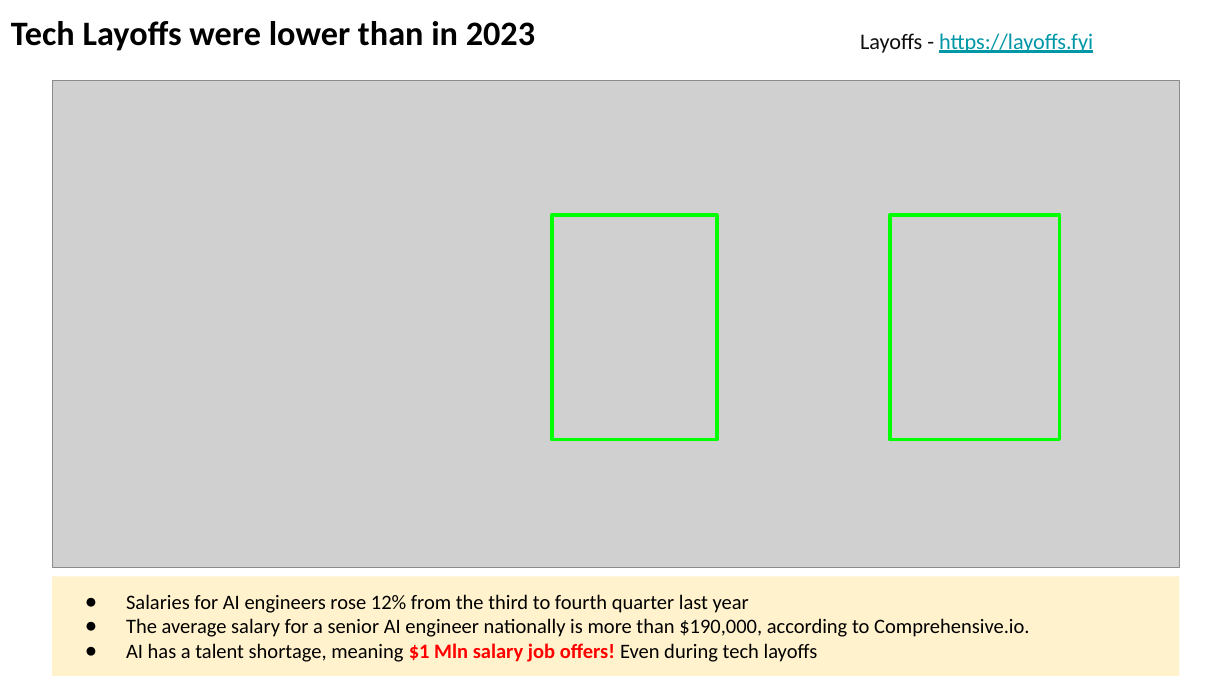
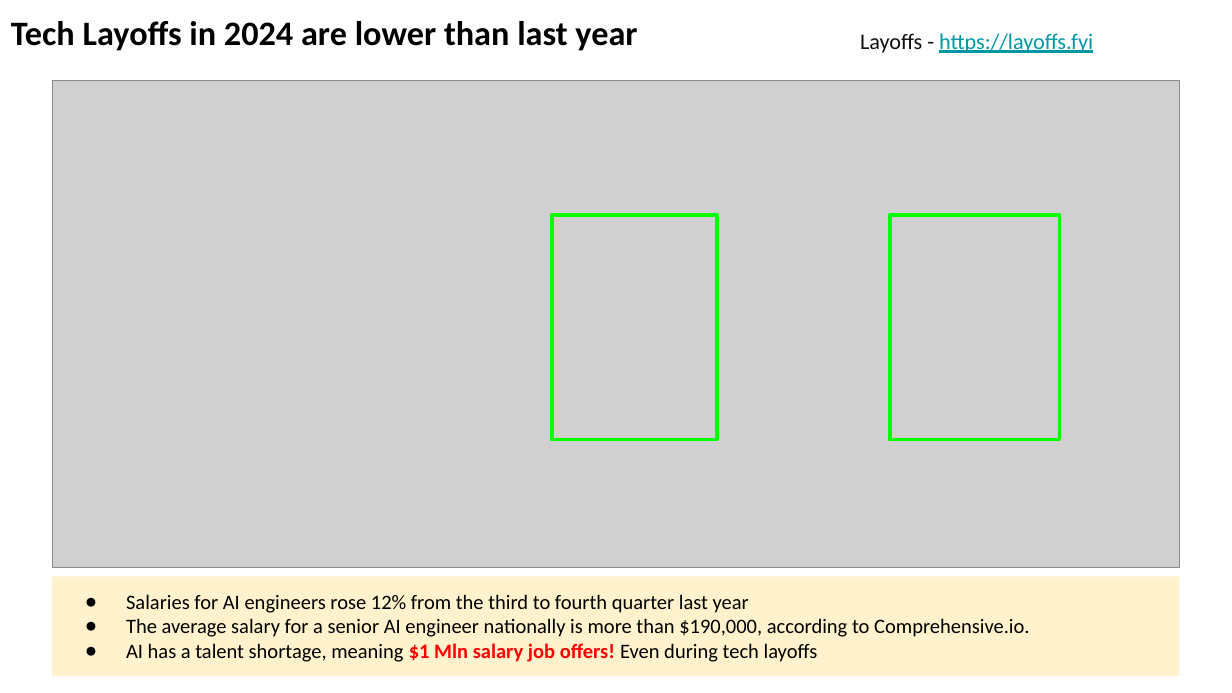
Before and after one commit to lselector/seminar, a slide deck: slide 14 of 2024/2024-06-21-AI-Updates.pptx (slide 10 before the commit). Drawn at 1232x693 pixels with LibreOffice and Linux fonts; fonts in the diff are those of the drawing; grey boxes stand for pictures. Boxes give left, top, right and bottom in pixels: in the first picture for what was removed or moved away, otherwise in the second. Text is boxed around its words. In the diff, an @@ line names an element or a change of style, - is before the commit and + after.

```diff
--- a/2024/2024-06-21-AI-Updates.pptx
+++ b/2024/2024-06-21-AI-Updates.pptx
@@ text at (x1=11, y1=21, x2=637, y2=51): text changed @@
-Tech Layoffs were lower than in 2023
+Tech Layoffs in 2024 are lower than last year
```
Also in this commit, not shown: 4 other slides changed, 5 slides added, 1 slide removed.
